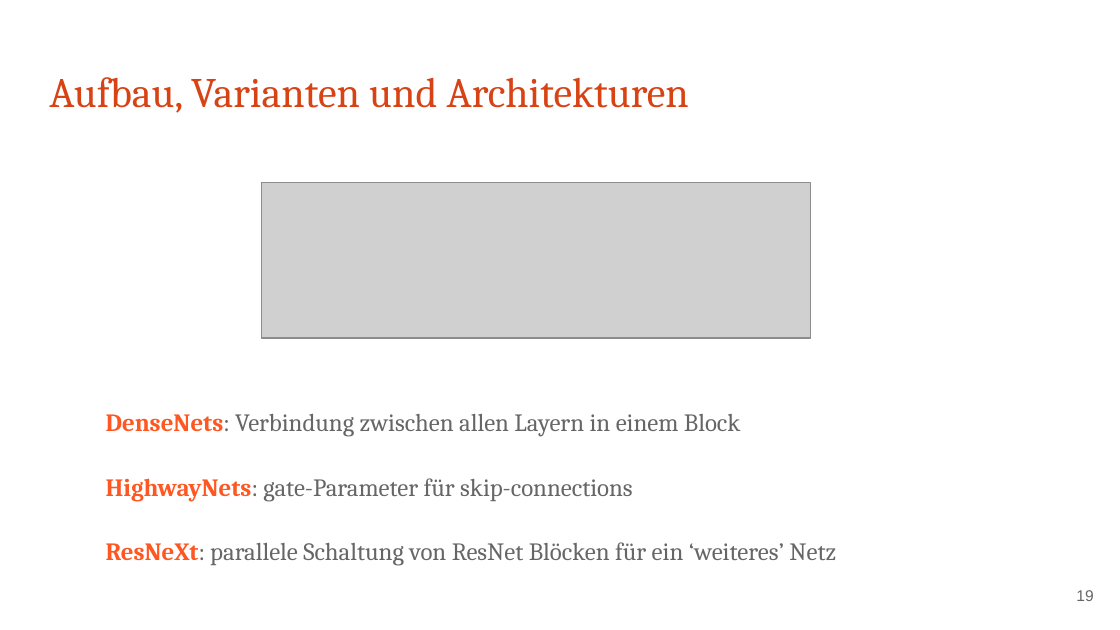
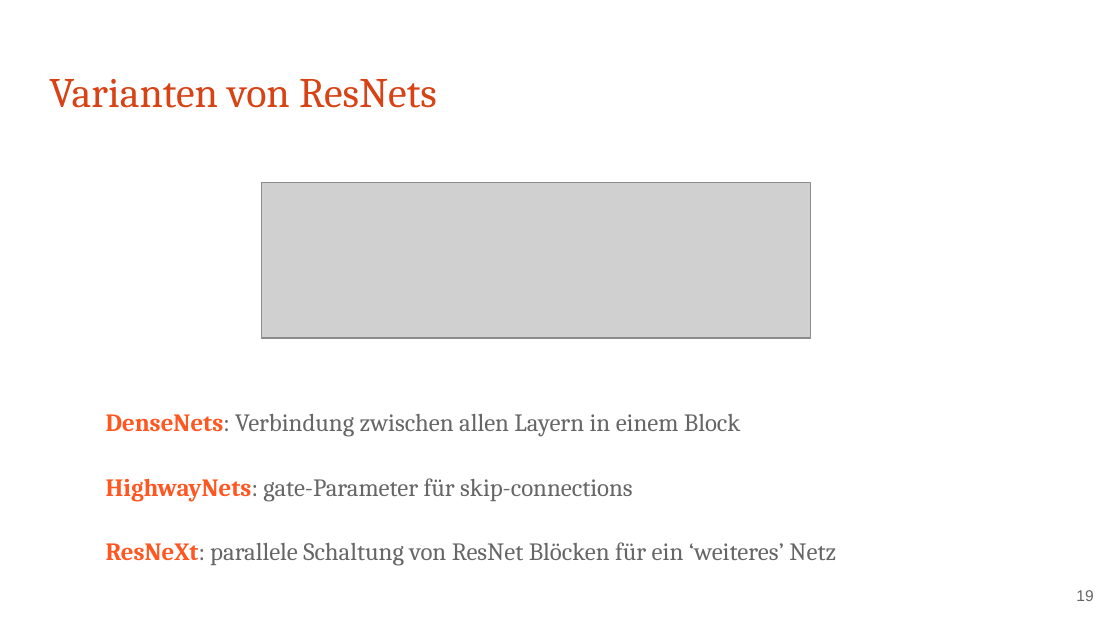
Before and after one commit to alexkowsik/deep-learning-online, a slide deck: slide 19 of Residual Networks/ResidualNetworks-Slides.pptx. Drawn at 1120x630 pixels with LibreOffice and Linux fonts; fonts in the diff are those of the drawing; grey boxes stand for pictures. Boxes give left, top, right and bottom in pixels: in the first picture for what was removed or moved away, otherwise in the second. Text is boxed around its words. In the diff, an @@ line names an element or a change of style, - is before the commit and + after.

```diff
--- a/Residual Networks/ResidualNetworks-Slides.pptx
+++ b/Residual Networks/ResidualNetworks-Slides.pptx
@@ title at (x1=49, y1=79, x2=437, y2=108): text changed @@
-Aufbau, Varianten und Architekturen
+Varianten von ResNets
```
Also in this commit, not shown: 5 other slides changed, 1 other file.
